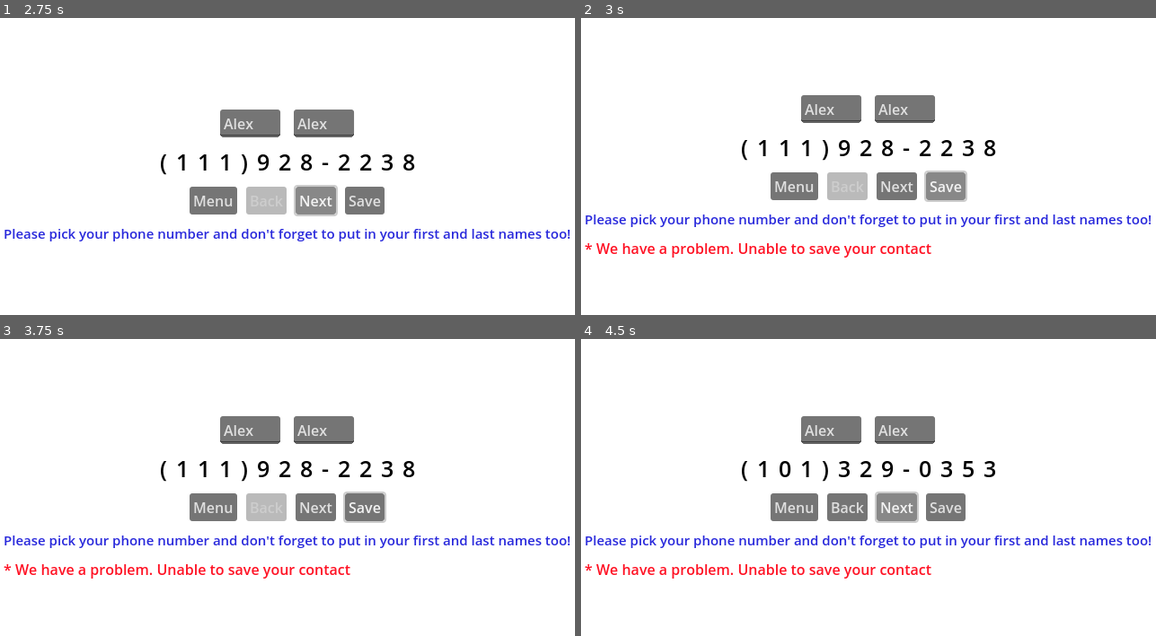
Above: before the commit, frames 1-4 (two rows, left to right).
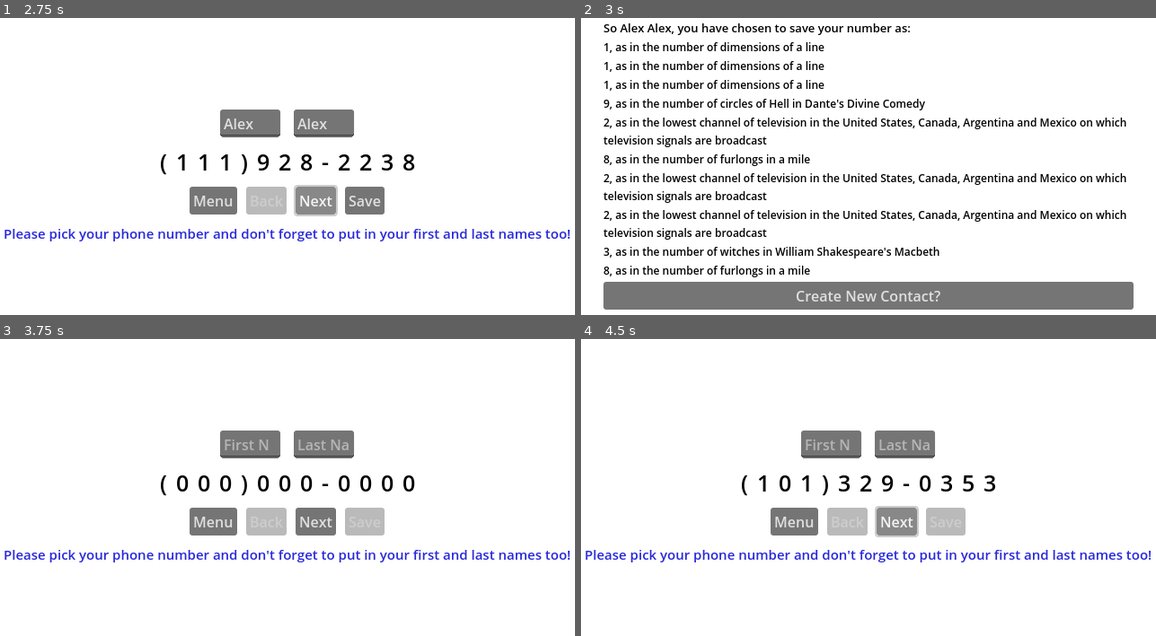
Above: after the commit, the same moments.

Repository: mjcampos/phone_number_entry
Game: Godot game, scene res://Menu/menu.tscn
Same seed, same stepped clock (60 frames per second), same inputs: the game is played once before the commit and once after it.
Inputs (mouse positions are in pixels of both pictures, inside the frame that each line leads up to):
- Up to frame 1 (2.75 s): click "Enter New Contact" at 0.5 s; click (253, 121) at 1.27 s; type "Alex" at 1.35 s; click (322, 121) at 1.5 s; type "Alex" at 1.58 s; click "Next" at 2 s
- Up to frame 2 (3 s): click "Save" at 2.75 s
- Up to frame 3 (3.75 s): click (287, 618) at 3.5 s, where only the run after the commit has a clickable "Create New Contact?"
- Up to frame 4 (4.5 s): click "Next" at 4.25 s

Frame 1 is identical in both runs. In frame 2, 25% of the frame differs, in the area x 0-100%, y 1-99%; in frame 3, 11%; in frame 4, 11%.

Commit message:
Removed numbers API call due to itch.io blocking access to it

Diff:
--- a/MainView/API.gd
+++ b/MainView/API.gd
@@ -1,39 +1,30 @@
 extends Node
 
-@onready var http_request: HTTPRequest = %HTTPRequest
 @onready var main_container: MarginContainer = %MainContainer
 @onready var save_button: Button = %SaveButton
 @onready var error_message: Label = %ErrorMessage
 
-const URL = "http://numbersapi.com/"
-const suffix = "/trivia?fragment"
-
-var phone_number_array: Array
+const repo = {
+	"0": "the coldest possible temperature old the Kelvin scale",
+	"1": "the number of dimensions of a line",
+	"2": "the lowest channel of television in the United States, Canada, Argentina and Mexico on which television signals are broadcast",
+	"3": "the number of witches in William Shakespeare's Macbeth",
+	"4": "the number of legs most furniture has",
+	"5": "the number of completed, numbered piano concertos of Ludwig van Beethoven, Sergei Prokofiev, and Camille Saint-Saëns",
+	"6": "the number of points on a Star of David",
+	"7": "the number of types of viruses according to the Baltimore classification",
+	"8": "the number of furlongs in a mile",
+	"9": "the number of circles of Hell in Dante's Divine Comedy"
+}
 
 func make_api_call(phone_number: int) -> void:
-	var stringed_phone_number: String = integer_with_commas(phone_number)
-	var modified_url = URL + stringed_phone_number + suffix
+	var phone_number_array = integer_to_digit_array(phone_number)
+	var random_number_facts = {}
 
-	phone_number_array = integer_to_digit_array(phone_number)
-	save_button.disabled = true
-	error_message.visible = false
+	for number_string in phone_number_array:
+		random_number_facts[number_string] = repo[number_string]
 
-	$HTTPRequest.request(modified_url)
-
-func integer_with_commas(number: int) -> String:
-	var number_str = str(number)  # Convert integer to string
-	var result = ""  # Initialize result string
-
-	# Iterate over each character in the string
-	for i in range(number_str.length()):
-		# Append character to result string
-		result += number_str[i]
-
-		# Add comma if it's not the last character
-		if i < number_str.length() - 1:
-			result += ","
-
-	return result
+	main_container.show_facts(random_number_facts, phone_number_array)
 
 func integer_to_digit_array(number: int) -> Array:
 	var number_str = str(number)  # Convert integer to string
@@ -45,15 +36,3 @@
 		digit_array.append(number_str[i])
 
 	return digit_array
-
-func _on_http_request_request_completed(result: int, response_code: int, headers: PackedStringArray, body: PackedByteArray) -> void:
-	save_button.disabled = false
-
-	if response_code == 200:
-		# Parse the returned body
-		var random_number_facts = JSON.parse_string(body.get_string_from_utf8())
-
-		main_container.show_facts(random_number_facts, phone_number_array)
-	else:
-		print("We have a problem")
-		error_message.visible = true
--- a/MainView/main_view.tscn
+++ b/MainView/main_view.tscn
@@ -31,8 +31,6 @@
 
 [node name="API" type="Node" parent="."]
 script = ExtResource("3_c25mt")
-
-[node name="HTTPRequest" type="HTTPRequest" parent="API"]
 
 [node name="MainContainer" type="MarginContainer" parent="."]
 unique_name_in_owner = true
@@ -316,7 +314,6 @@
 text = "* We have a problem. Unable to save your contact"
 label_settings = ExtResource("7_bmui7")
 
-[connection signal="request_completed" from="API/HTTPRequest" to="API" method="_on_http_request_request_completed"]
 [connection signal="pressed" from="MainContainer/DisplayContainer/ResetButton" to="MainContainer" method="_on_reset_button_pressed"]
 [connection signal="text_changed" from="MainContainer/InputsContainer/NameContainer/FirstNameInput" to="." method="_on_first_name_input_text_changed"]
 [connection signal="text_changed" from="MainContainer/InputsContainer/NameContainer/LastNameInput" to="." method="_on_last_name_input_text_changed"]
Not shown, changed: export_presets.cfg
